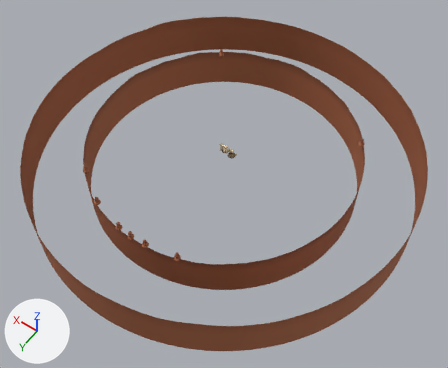
Two versions of the glTF model public/assets/map/openings.glb, one commit apart.
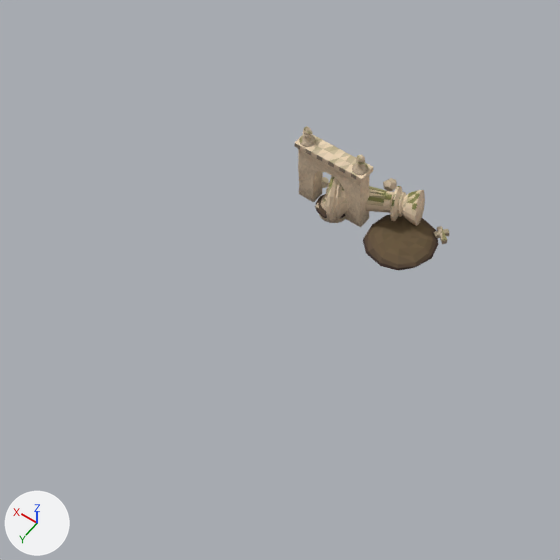
Each version appears first whole from a 50 mm camera at (-285.0, 400.0, 564.0) aimed at (-15.0, 22.0, -30.0), and next in a close-up on the part from 42% to 56% of the width and 35% to 52% of the height. The axes (+X, +Y, +Z) are drawn at lower left. The lights are the same throughout. The first two pictures are the older version. Where no turn or scale is listed for an object, it has been applied to the vertices.

Before the edit, the objects in view are built like this:
```python
ob_big_0 = bpy.data.objects.new('big-0', me_big_0)
ob_big_0.location = (0.0, 0.0, 2.2)
ob_big_0.scale = (2.38, 2.38, 2.38)
ob_big_2 = bpy.data.objects.new('big-2', me_big_2)
ob_big_2.location = (0.0, 0.0, 0.8)
ob_big_2.scale = (2.5, 2.5, 2.5)
ob_landmark_0 = bpy.data.objects.new('landmark-0', me_landmark_0)
ob_landmark_0.location = (0.1, -1.0, 6.2)
ob_landmark_0.scale = (6.62, 6.62, 6.62)
ob_landmark_1 = bpy.data.objects.new('landmark-1', me_landmark_1)
ob_landmark_1.location = (-7.4, -1.6, 2.6)
ob_landmark_1.scale = (8.74, 8.74, 8.74)
```
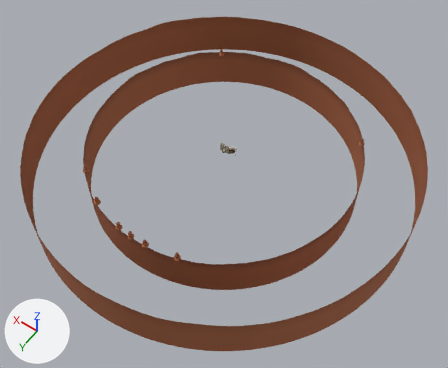
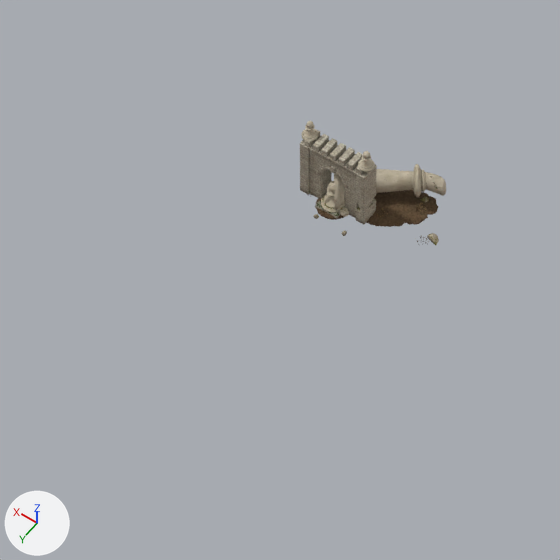
The change, as a diff of the scene's bpy script:
```diff
--- a/public/assets/map/openings.glb.py
+++ b/public/assets/map/openings.glb.py
@@ mat_body @@
 mat_body = bpy.data.materials.new('body')
-# nodes: BsdfPrincipled, OutputMaterial, VertexColor
+# nodes: BsdfPrincipled, NormalMap, OutputMaterial, SeparateColor, TexImage x3
+# uses the picture img_albedo
+# uses the picture img_normal
+# uses the picture img_orm
@@ mat_body_007 @@
+mat_body_007 = bpy.data.materials.new('body.007')
+# uses the picture img_albedo_007
+# uses the picture img_normal_007
+# uses the picture img_orm_007
@@ mat_foliage_009 @@
+mat_foliage_009 = bpy.data.materials.new('foliage.009')
+# uses the picture img_foliage_base_139857010756464
+# uses the picture img_foliage_normal_140005105388400
@@ mat_foliage_008 @@
+mat_foliage_008 = bpy.data.materials.new('foliage.008')
+# uses the picture img_foliage_base_140074797904208
+# uses the picture img_foliage_normal_140005105388400
@@ mat_body_006 @@
+mat_body_006 = bpy.data.materials.new('body.006')
+# uses the picture img_albedo_006
+# uses the picture img_normal_006
+# uses the picture img_orm_006
@@ mat_foliage_003 @@
+mat_foliage_003 = bpy.data.materials.new('foliage.003')
+# uses the picture img_foliage_base_140595013274000
+# uses the picture img_foliage_normal_140005105388400
@@ mat_body_003 @@
+mat_body_003 = bpy.data.materials.new('body.003')
+# uses the picture img_albedo_003
+# uses the picture img_normal_003
+# uses the picture img_orm_003
@@ mat_foliage_002 @@
+mat_foliage_002 = bpy.data.materials.new('foliage.002')
+# uses the picture img_foliage_base_139656061799088
+# uses the picture img_foliage_normal_140005105388400
@@ mat_body_002 @@
+mat_body_002 = bpy.data.materials.new('body.002')
+# uses the picture img_albedo_002
+# uses the picture img_normal_002
+# uses the picture img_orm_002
@@ ob_big_0 @@
 ob_big_0 = bpy.data.objects.new('big-0', me_big_0)
-ob_big_0.location = (0.0, 0.0, 2.2)
+ob_big_0.location = (0.0, 0.0, 0.0)
 ob_big_0.scale = (2.38, 2.38, 2.38)
@@ ob_big_2 @@
-ob_big_2 = bpy.data.objects.new('big-2', me_big_2)
-ob_big_2.location = (0.0, 0.0, 0.8)
-ob_big_2.scale = (2.5, 2.5, 2.5)
+ob_big_2 = bpy.data.objects.new('big-2', None)
+ob_big_2.location = (0.0, 0.0, 0.0)
@@ ob_landmark_0 @@
-ob_landmark_0 = bpy.data.objects.new('landmark-0', me_landmark_0)
-ob_landmark_0.location = (0.1, -1.0, 6.2)
-ob_landmark_0.scale = (6.62, 6.62, 6.62)
+ob_landmark_0 = bpy.data.objects.new('landmark-0', None)
+ob_landmark_0.location = (0.0, 0.0, 0.0)
@@ ob_landmark_1 @@
-ob_landmark_1 = bpy.data.objects.new('landmark-1', me_landmark_1)
-ob_landmark_1.location = (-7.4, -1.6, 2.6)
-ob_landmark_1.scale = (8.74, 8.74, 8.74)
+ob_landmark_1 = bpy.data.objects.new('landmark-1', None)
+ob_landmark_1.location = (0.0, 0.0, 0.0)
@@ ob_fallen_king @@
+ob_fallen_king = bpy.data.objects.new('fallen-king', me_fallen_king)  # 9357 vertices, 15974 faces; spans x -8.8..8.8, y -6.4..6.4, z -3.9..3.9
+ob_fallen_king.location = (-6.4, -2.8, 2.7)
@@ ob_gate @@
+ob_gate = bpy.data.objects.new('gate', me_gate)  # 8794 vertices, 15490 faces; spans x -5.71..5.71, y -2.24..2.24, z -6.51..6.51
+ob_gate.location = (0.0, -1.4, 6.4)
@@ ob_pawn_fallen @@
+ob_pawn_fallen = bpy.data.objects.new('pawn-fallen', me_pawn_fallen)  # 1695 vertices, 2458 faces; spans x -2.16..2.16, y -1.8..1.8, z -1.47..1.47
+ob_pawn_fallen.location = (-0.8, -0.2, 1.2)
@@ ob_pawn_sunk @@
+ob_pawn_sunk = bpy.data.objects.new('pawn-sunk', me_pawn_sunk)  # 1956 vertices, 2680 faces; spans x -2.47..2.47, y -2.45..2.45, z -1.7..1.7
+ob_pawn_sunk.location = (0.0, 0.0, 1.6)
```

Boxes (x1, y1, x2, y2) around the edits, measured in the close-ups (560 x 560 px):
'landmark-1', no longer drawn (brown)
    before: (326, 176, 449, 271)
'gate', added (brown)
    after: (300, 121, 377, 224)
'landmark-0', no longer drawn (brown)
    before: (295, 126, 373, 227)
'fallen-king', added (brown)
    after: (313, 164, 446, 245)
'pawn-on-plinth', now drawn
    after: (315, 181, 340, 219)
'big-2', no longer drawn (mostly hidden)
    before: (316, 193, 345, 223)
'pawn-sunk', added (mostly hidden)
    after: (316, 198, 344, 220)
'pawn-fallen', added (mostly hidden)
    after: (324, 196, 349, 217)
'big-0', no longer drawn (mostly hidden)
    before: (315, 182, 338, 220)
